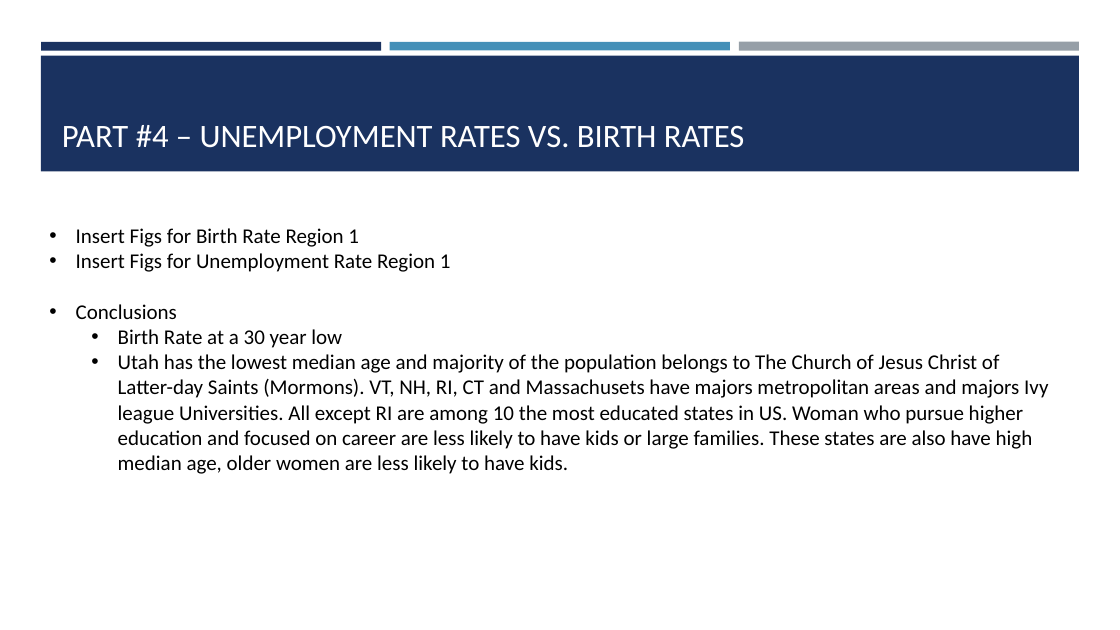
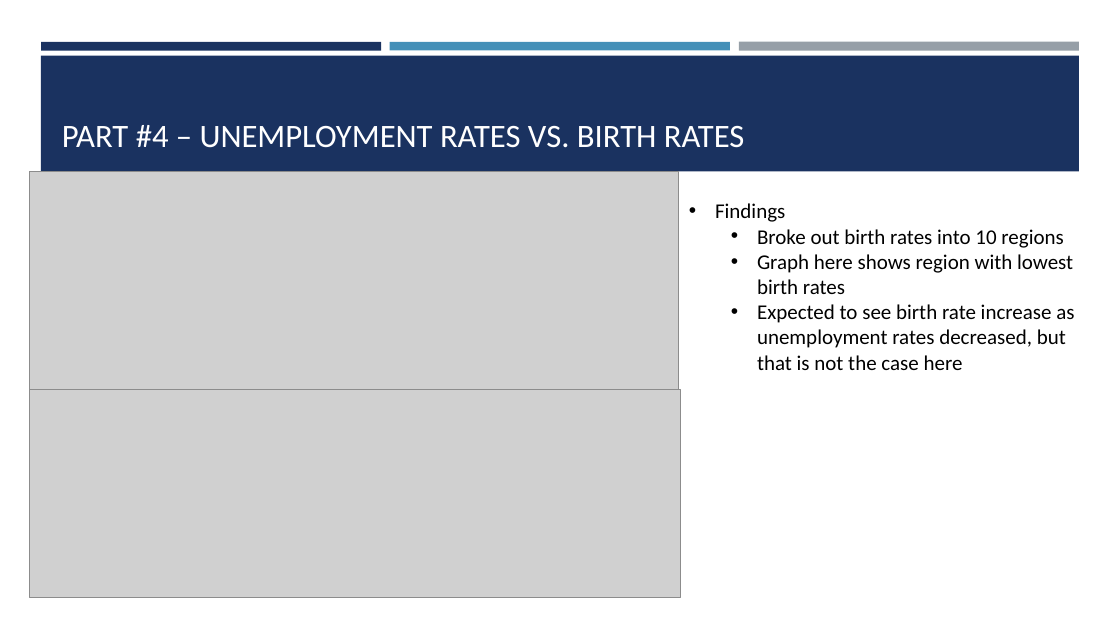
Before and after one commit to shawn-cavalieri/panic_at_the_desktop_project_1, a slide deck: slide 8 of Panic At The Desktop Project 1-.pptx. Drawn at 1120x630 pixels with LibreOffice and Linux fonts; fonts in the diff are those of the drawing; grey boxes stand for pictures. Boxes give left, top, right and bottom in pixels: in the first picture for what was removed or moved away, otherwise in the second. Text is boxed around its words. In the diff, an @@ line names an element or a change of style, - is before the commit and + after.

```diff
--- a/Panic At The Desktop Project 1-.pptx
+++ b/Panic At The Desktop Project 1-.pptx
@@ picture added at <box>29,171,678,397</box> @@
@@ text at <box>715,203,1074,370</box>: text changed @@
-• Insert Figs for Birth Rate Region 1
-• Insert Figs for Unemployment Rate Region 1
-• Conclusions
-  • Birth Rate at a 30 year low
-  • Utah has the lowest median age and majority of the population belongs to The Church of Jesus Christ of Latter-day Saints (Mormons). VT, NH, RI, CT and Massachusets have majors metropolitan areas and majors Ivy league Universities. All except RI are among 10 the most educated states in US. Woman who pursue higher education and focused on career are less likely to have kids or large families. These states are also have high median age, older women are less likely to have kids.
+• Findings
+  • Broke out birth rates into 10 regions
+  • Graph here shows region with lowest birth rates
+  • Expected to see birth rate increase as unemployment rates decreased, but that is not the case here
@@ picture added at <box>29,389,681,597</box> @@
```
Also in this commit, not shown: 8 other slides changed, 1 slide added, 1 slide removed.
